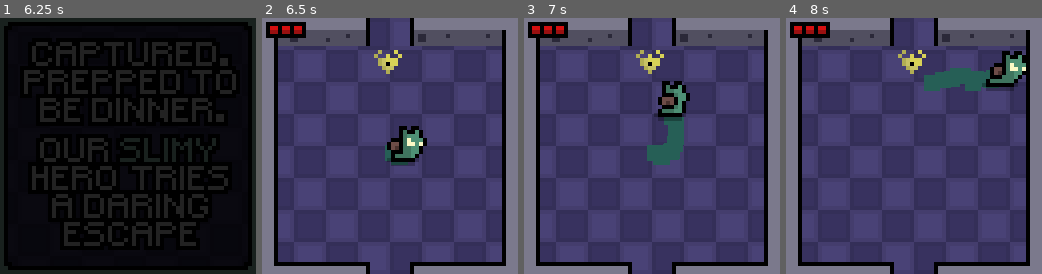
Above: before the commit, frames 1-4 (left to right).
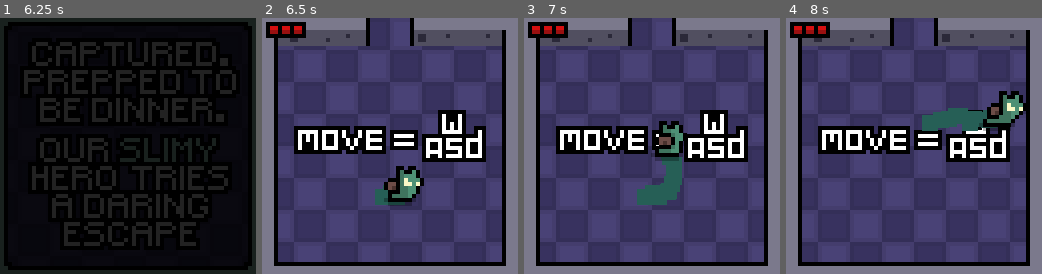
Above: after the commit, the same moments.

Repository: cl3m0ns/LOWREZ2019
Game: Godot game, scene res://Title/Title.tscn
Same seed, same stepped clock (60 frames per second), same inputs: the game is played once before the commit and once after it.
Inputs:
- Up to frame 1 (6.25 s): tap Enter at 0.5 s; hold D (move_right) 0.53-1.28 s; hold S (move_down) 1.28-2.03 s; hold D (move_right) 2.03-2.78 s; hold W (move_up) 2.78-3.53 s; hold A (move_left) 3.53-5.03 s; hold S (move_down) 5.03-5.78 s; hold D (move_right) from 5.78 s (still down)
- Up to frame 2 (6.5 s): keep holding D (move_right)
- Up to frame 3 (7 s): release D (move_right) at 6.53 s; hold W (move_up) from 6.53 s (still down)
- Up to frame 4 (8 s): release W (move_up) at 7.28 s; hold D (move_right) from 7.28 s (still down)

Frame 1 is identical in both runs. In frame 2, 13% of the frame differs, in the area x 12-88%, y 12-100%; in frame 3, 14%; in frame 4, 16%, in the area x 12-94%, y 12-100%.

Commit message:
cleanup / gui

Diff:
--- a/Bullet/Bullet.gd
+++ b/Bullet/Bullet.gd
@@ -41,13 +41,11 @@
 func damage_loop():
 	for body in $Hitbox.get_overlapping_bodies():
 		if body.get("TYPE") == "ENEMY" && canHurt:
-			print("hurting someone")
 			body.knockDir = body.get_global_position() - get_global_position()
 			body.take_damage()
 			canHurt = false
 			explode_and_die()
 		if body.get("TYPE") == "BOSS" && canHurt && body.get("canBeHurt") == true:
-			print("hurting someone")
 			body.knockDir = body.get_global_position() - get_global_position()
 			body.take_damage()
 			canHurt = false
--- a/Bullet/EnemyBullet.gd
+++ b/Bullet/EnemyBullet.gd
@@ -41,7 +41,6 @@
 func damage_loop():
 	for body in $Hitbox.get_overlapping_bodies():
 		if body.get("TYPE") == "PLAYER" && canHurt:
-			print("hurting someone")
 			body.knockDir = body.get_global_position() - get_global_position()
 			body.take_damage()
 			canHurt = false
--- a/Camera/Camera.gd
+++ b/Camera/Camera.gd
@@ -2,7 +2,11 @@
 
 var oldPos = Vector2(0, 64)
 var TYPE = "CAMERA"
+var currentHp = 3
 func _ready():
+	var player = get_parent().get_node("Player")
+	currentHp = player.hp
+	print('init hp: ', currentHp)
 	$Area.connect("body_entered", self, "body_entered")
 	$Area.connect("body_exited", self, "body_exited")
 
@@ -19,9 +23,17 @@
 	oldPos = global_position
 	check_for_enemies()
 
+	if GLOBAL.UPDATE_HP:
+		update_hp()
+		GLOBAL.UPDATE_HP = false
+
 func update_hp():
 	var player = get_parent().get_node("Player")
 	var hp = player.hp
+	if currentHp < hp:
+		$HpAudio.play()
+	currentHp = hp
+
 	match hp:
 		0:
 			$hp.modulate = Color(0,0,0,0)
@@ -29,9 +41,12 @@
 			$hp3.modulate = Color(0,0,0,0)
 			disable_enemies()
 		1:
+			$hp.modulate = Color(1,1,1,1)
 			$hp2.modulate = Color(0,0,0,0)
 			$hp3.modulate = Color(0,0,0,0)
 		2:
+			$hp.modulate = Color(1,1,1,1)
+			$hp2.modulate = Color(1,1,1,1)
 			$hp3.modulate = Color(0,0,0,0)
 		3:
 			$hp.modulate = Color(1,1,1,1)
@@ -75,7 +90,6 @@
 	var myPos = get_global_position()
 	var playerPos = player.get_global_position()
 	var center = Vector2(myPos.x + 32, myPos.y + 32)
-	print(center)
 	if center.x - playerPos.x > 20:
 		center.x -= 24
 	if center.y - playerPos.y > 20:
--- a/Camera/Camera.tscn
+++ b/Camera/Camera.tscn
@@ -1,7 +1,8 @@
-[gd_scene load_steps=4 format=2]
+[gd_scene load_steps=5 format=2]
 
 [ext_resource path="res://Camera/Camera.gd" type="Script" id=1]
 [ext_resource path="res://Tiles/hp.png" type="Texture" id=2]
+[ext_resource path="res://Sounds/Powerup 4.wav" type="AudioStream" id=3]
 
 [sub_resource type="RectangleShape2D" id=1]
 extents = Vector2( 32, 32 )
@@ -33,3 +34,6 @@
 [node name="hp3" type="Sprite" parent="."]
 position = Vector2( 9, 3 )
 texture = ExtResource( 2 )
+
+[node name="HpAudio" type="AudioStreamPlayer2D" parent="."]
+stream = ExtResource( 3 )
--- a/Enemies/Boss.gd
+++ b/Enemies/Boss.gd
@@ -89,7 +89,6 @@
 	var playerPos = player.get_global_position()
 	var distToPlayer = flyPos.distance_to(playerPos);
 	var moveDir = (playerPos - flyPos).normalized() * SPEED
-	print(distToPlayer)
 	if distToPlayer < 2:
 		attackStart = true
 		state = ATTACK
--- a/Enemies/DeadEnemies.gd
+++ b/Enemies/DeadEnemies.gd
@@ -1,6 +1,7 @@
 extends Node2D
 
 var deathName = ""
+var pickup = preload("res://Player/Heart_Pickup.tscn")
 
 # Called when the node enters the scene tree for the first time.
 func _ready():
@@ -12,38 +13,55 @@
 	$Throwing1.visible = false
 	$Throwing2.visible = false
 	$Throwing3.visible = false
+	var drop = choose([false, false, true, false])
+
 	match deathName:
 		"Fly":
 			$Fly.visible = true
 			$Fly/FlyAnim.play("die")
 			yield($Fly/FlyAnim, "animation_finished")
+			addHp(drop)
 			set_physics_process(false)
 		"KnifeGuy":
 			$KnifeGuy.visible = true
 			$KnifeGuy/KnifeGuyAnim.play("die")
 			yield($KnifeGuy/KnifeGuyAnim, "animation_finished")
+			addHp(drop)
 			set_physics_process(false)
 		"Meatball":
 			$Meatball.visible = true
 			$Meatball/MeatballAnim.play("die")
 			yield($Meatball/MeatballAnim, "animation_finished")
+			addHp(drop)
 			set_physics_process(false)
 		"Throwing1":
 			$Throwing1.visible = true
 			$Throwing1/Throwing1Anim.play("die")
 			yield($Throwing1/Throwing1Anim, "animation_finished")
+			addHp(drop)
 			set_physics_process(false)
 		"Throwing2":
 			$Throwing2.visible = true
 			$Throwing2/Throwing2Anim.play("die")
 			yield($Throwing2/Throwing2Anim, "animation_finished")
+			addHp(drop)
 			set_physics_process(false)
 		"Throwing3":
 			$Throwing3.visible = true
 			$Throwing3/Throwing3Anim.play("die")
 			yield($Throwing3/Throwing3Anim, "animation_finished")
+			addHp(drop)
 			set_physics_process(false)
 
 # Called every frame. 'delta' is the elapsed time since the previous frame.
 #func _process(delta):
 #	pass
+func addHp(drop):
+	if drop:
+		var hp = pickup.instance()
+		hp.set_position(position)
+		get_node("/root/TestRoom").add_child(hp)
+
+func choose(array):
+	array.shuffle()
+	return array.front()
--- a/Enemies/KnifeGuy.gd
+++ b/Enemies/KnifeGuy.gd
@@ -116,7 +116,6 @@
 	var playerPos = player.get_global_position()
 	var distToPlayer = get_global_position().distance_to(playerPos);
 	var  moveDir = (playerPos - position).normalized() * SPEED
-	print(distToPlayer)
 	if distToPlayer < 12:
 		state = ATTACK
 	flip_sprite_to_player()
--- a/Player/Heart_Pickup.gd
+++ b/Player/Heart_Pickup.gd
@@ -13,6 +13,5 @@
 		if body.get("TYPE") == "PLAYER":
 			if body.hp != body.maxHp:
 				body.hp += 1
-				$PickupAudio.play()
-				get_parent().find_node("Camera").update_hp()
+				GLOBAL.UPDATE_HP = true
 				queue_free()
--- a/Player/Heart_Pickup.tscn
+++ b/Player/Heart_Pickup.tscn
@@ -1,8 +1,7 @@
-[gd_scene load_steps=5 format=2]
+[gd_scene load_steps=4 format=2]
 
 [ext_resource path="res://Player/Heart_Pickup.gd" type="Script" id=1]
 [ext_resource path="res://Player/hp_pickup.png" type="Texture" id=2]
-[ext_resource path="res://Sounds/Powerup 4.wav" type="AudioStream" id=3]
 
 [sub_resource type="RectangleShape2D" id=1]
 extents = Vector2( 3.20495, 2.82421 )
@@ -30,6 +29,3 @@
 [node name="Sprite" type="Sprite" parent="."]
 position = Vector2( 1, 0.228584 )
 texture = ExtResource( 2 )
-
-[node name="PickupAudio" type="AudioStreamPlayer2D" parent="."]
-stream = ExtResource( 3 )
--- a/Scenes/TestRoom.tscn
+++ b/Scenes/TestRoom.tscn
@@ -105,6 +105,7 @@
 position = Vector2( 283, 128 )
 
 [node name="Tiles" type="Node2D" parent="."]
+editor/display_folded = true
 
 [node name="Floor" parent="Tiles" instance=ExtResource( 7 )]
 tile_data = PoolIntArray( 0, 0, 0, 1, 0, 0, 2, 0, 0, 3, 0, 0, 4, 0, 0, 5, 0, 0, 6, 0, 0, 7, 0, 0, 16, 0, 0, 17, 0, 0, 1 …(3199 unchanged characters)…
@@ -192,7 +193,7 @@
 position = Vector2( 283, 180 )
 
 [node name="Player" parent="." instance=ExtResource( 20 )]
-position = Vector2( 291, 96 )
+position = Vector2( 31, 106 )
 
 [node name="Camera" parent="." instance=ExtResource( 21 )]
 position = Vector2( 0, 64 )
--- a/Scripts/global.gd
+++ b/Scripts/global.gd
@@ -4,6 +4,7 @@
 
 var DOORS_HIDDEN = true
 var BOSS_ROOM = false
+var UPDATE_HP = false
 
 func _ready():
 	randomize()
